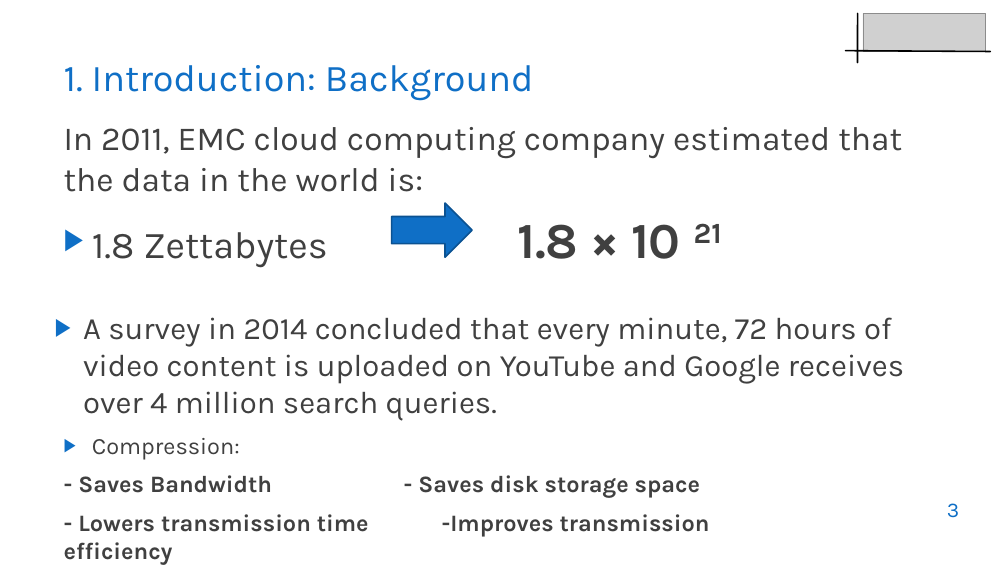
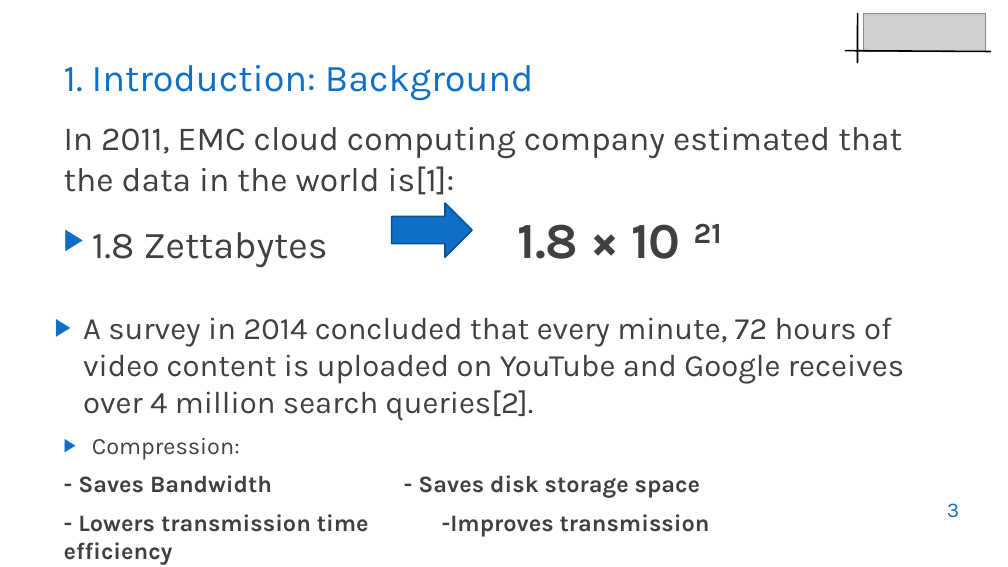
Before and after one commit to muhammad-taha1/SPH-Labs, a slide deck: slide 3 of finalProject/GROUP33_Presentation_FINAL.pptx. Drawn at 1008x567 pixels with LibreOffice and Linux fonts; fonts in the diff are those of the drawing; grey boxes stand for pictures; background and template pictures are left out. Boxes give left, top, right and bottom in pixels: in the first picture for what was removed or moved away, otherwise in the second. Text is boxed around its words. In the diff, an @@ line names an element or a change of style, - is before the commit and + after.

```diff
--- a/finalProject/GROUP33_Presentation_FINAL.pptx
+++ b/finalProject/GROUP33_Presentation_FINAL.pptx
@@ text at [64, 127, 902, 195]: text changed @@
-In 2011, EMC cloud computing company estimated that the data in the world is:
+In 2011, EMC cloud computing company estimated that the data in the world is[1]:
@@ text at [83, 317, 904, 421]: text changed @@
-▶ A survey in 2014 concluded that every minute, 72 hours of video content is uploaded on YouTube and Google receives over 4 million search queries.
+▶ A survey in 2014 concluded that every minute, 72 hours of video content is uploaded on YouTube and Google receives over 4 million search queries[2].
```
Also in this commit, not shown: 5 other slides changed, 2 slides added, 5 other files.
